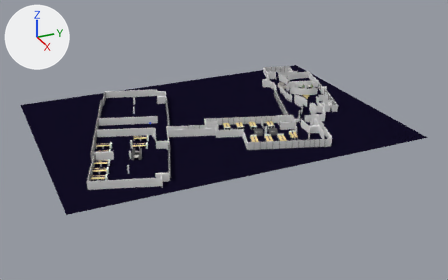
What one commit did to the Blender file tsc/data/tsc.blend.
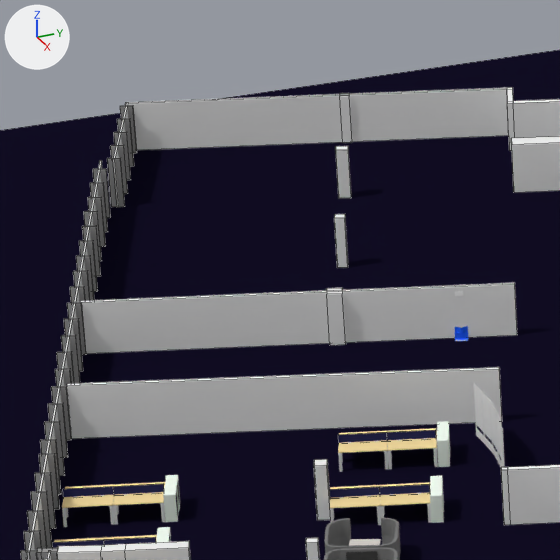
Each version is shown whole from a camera (50 mm lens) standing at (140.0, -59.8, 64.9) and looking at (0.8, 2.8, -4.7), then close up on the part from 20% to 37% of the width and 28% to 55% of the height. The lights are fixed; the arrows at upper left show +X, +Y and +Z. The close-ups show mesh edges as thin lines.

The scene before the commit, as lines of its bpy script (objects in view):
```python
me_cube_009 = bpy.data.meshes.new('Cube.009')
me_cube_009.from_pydata(...)  # 859 vertices, 834 faces, 2 loose edges; spans x 0.0..1.0, y -2.0..2.0, z -10.0..165.0
# faces by material slot: [6, 6, 520, 302]
me_cube_009.materials.append(mat_blackmonitor)  # black #414141
me_cube_009.materials.append(mat_whitewood)  # light grey #dad4cf
me_cube_009.materials.append(mat_chrome)  # grey #a0a0a0
me_cube_009.materials.append(mat_material_001)  # grey #7a7a7a
me_cube_042 = bpy.data.meshes.new('Cube.042')
me_cube_042.from_pydata(...)  # 72 vertices, 60 faces; spans x -0.8..0.8, y -0.4..0.4, z 0.0..0.73
# faces by material slot: [6, 54]
me_cube_042.materials.append(mat_light_wood_002)  # beige #f6dda0
me_cube_042.materials.append(mat_white_glossy_002)  # white #e7e7e7
me_cube_046 = bpy.data.meshes.new('Cube.046')
me_cube_046.from_pydata(...)  # 72 vertices, 60 faces; spans x -0.8..0.8, y -0.4..0.4, z 0.0..0.73
# faces by material slot: [6, 54]
me_cube_046.materials.append(mat_light_wood_002)  # beige #f6dda0
me_cube_046.materials.append(mat_white_glossy_002)  # white #e7e7e7
ob_meetingsofa_002 = bpy.data.objects.new('MeetingSofa.002', me_cube_009)
ob_meetingsofa_002.location = (9.97, -24.09, 0.81)
ob_meetingsofa_002.rotation_euler = (3.509, 1.571, 0.0)  # degrees (201, 90, 0)
ob_meetingsofa_002.scale = (0.75, 0.5, 0.0125)
ob_office_desk_022 = bpy.data.objects.new('office_desk.022', me_cube_042)
ob_office_desk_022.location = (6.38, -21.46, 0.01)
ob_office_desk_022.rotation_euler = (0.0, 0.0, 1.27)  # degrees (0, 0, 73)
ob_office_desk_022.scale = (1.03, 1.0, 1.0)
ob_office_desk_026 = bpy.data.objects.new('office_desk.026', me_cube_046)
ob_office_desk_026.location = (2.71, -29.52, 0.01)
ob_office_desk_026.rotation_euler = (0.0, 0.0, 1.27)  # degrees (0, 0, 73)
ob_office_desk_026.scale = (1.03, 1.0, 1.0)
# also in view: 'office_desk.017' at (2.2, -19.9, 0.4); 'GlassSouth' at (2.9, -17.4, 1.0); 'MeetingSofa.003' at (11.2, -24.5, 0.6); 'Floor' at (-2.9, 0.8, 0.0); 'WindowsSouth' at (-3.3, -21.1, 1.0)
```
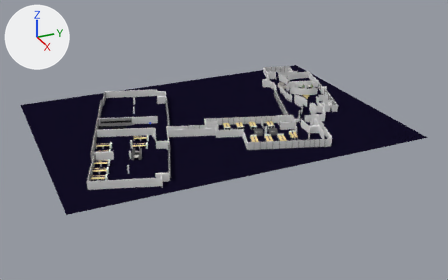
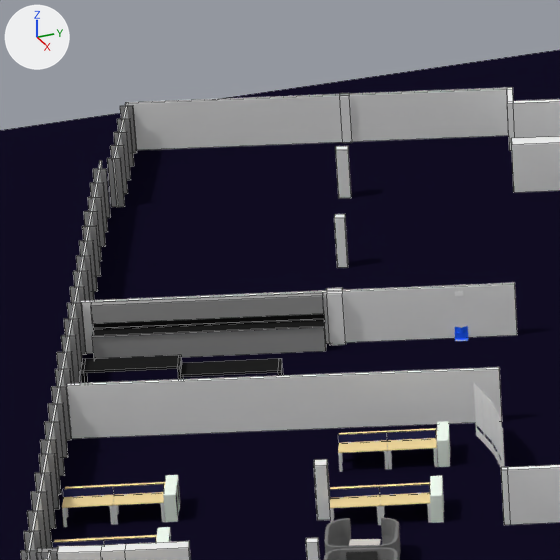
What changed in the scene script:
```text
Add mat_greywood:
    mat_greywood = diffuse_material('GreyWood')
    mat_greywood.base_color = (0.342, 0.342, 0.342)  # grey #9e9e9e
Add mat_blackmarble:
    mat_blackmarble = diffuse_material('blackMarble')
    mat_blackmarble.base_color = (0.0147, 0.0147, 0.0147)  # black #202020
Add me_cube_006:
    me_cube_006.from_pydata(...)  # a box spanning x -1.0..1.0, y -1.0..1.0, z -1.0..1.0
    me_cube_006.materials.append(mat_greywood)  # grey #9e9e9e
Add me_cube_221:
    me_cube_221.from_pydata(...)  # 16 vertices, 14 faces; spans x -1.13..1.0, y -1.0..1.0, z -1.0..12.66
    me_cube_221.materials.append(mat_blackmarble)  # black #202020
Add me_cube_223:
    me_cube_223.from_pydata(...)  # 40 vertices, 36 faces; spans x -1.0..1.0, y -3.0..1.1, z -16.4..9.0
    me_cube_223.materials.append(mat_blackmarble)  # black #202020
Add ob_cube:
    ob_cube = bpy.data.objects.new('Cube', me_cube_006)
    ob_cube.location = (-10.01, -23.66, 0.48)
    ob_cube.rotation_euler = (0.0, 0.0, -0.313)  # degrees (0, 0, -18)
    ob_cube.scale = (0.35, 4.12, 0.475)
Add ob_cube_001:
    ob_cube_001 = bpy.data.objects.new('Cube.001', me_cube_221)
    ob_cube_001.location = (-9.97, -23.67, 0.99)
    ob_cube_001.rotation_euler = (0.0, 0.0, -0.313)  # degrees (0, 0, -18)
    ob_cube_001.scale = (0.35, 4.12, 0.025)
Add ob_cube_002:
    ob_cube_002 = bpy.data.objects.new('Cube.002', me_cube_006.copy())
    ob_cube_002.location = (-10.2, -23.6, 1.66)
    ob_cube_002.rotation_euler = (0.0, 0.0, -0.313)  # degrees (0, 0, -18)
    ob_cube_002.scale = (0.15, 4.12, 0.35)
Add ob_cube_003:
    ob_cube_003 = bpy.data.objects.new('Cube.003', me_cube_223)
    ob_cube_003.location = (-6.91, -23.77, 0.66)
    ob_cube_003.rotation_euler = (0.0, 0.0, -0.305)  # degrees (0, 0, -17)
    ob_cube_003.scale = (0.55, 1.7, 0.04)
```

Boxes (x1, y1, x2, y2) around the edits, measured in the close-ups (560 x 560 px):
'Cube', added: after (92, 322, 326, 359)
'Cube.002', added: after (91, 293, 324, 324)
'Cube.001', added (black): after (92, 314, 325, 337)
'Cube.003', added (black): after (80, 355, 283, 383)
